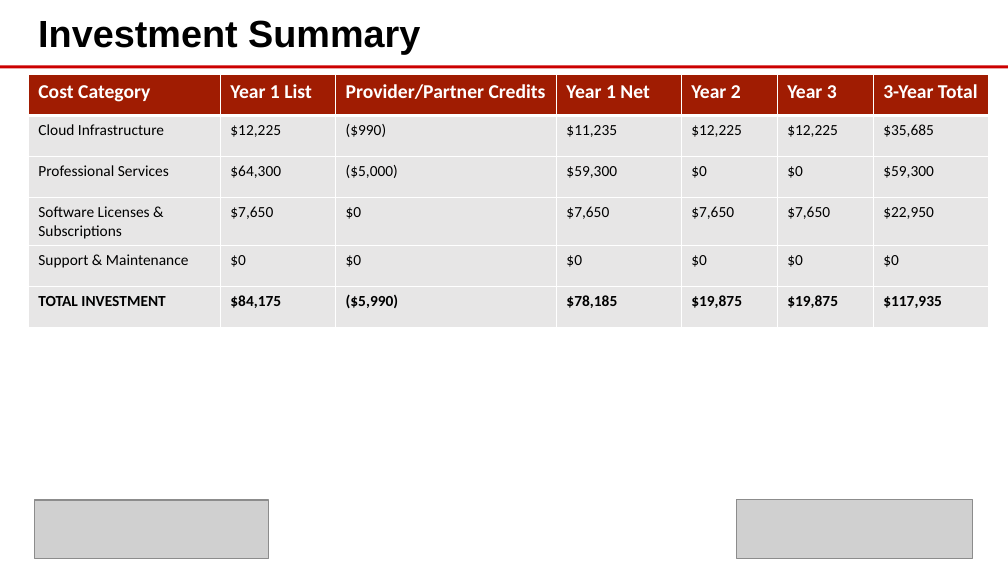
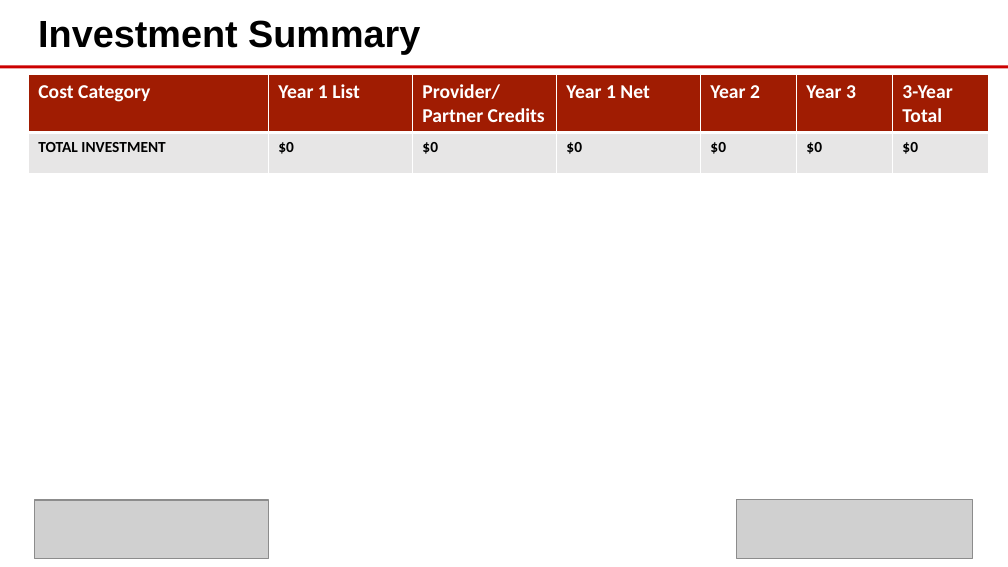
Before and after one commit to eoframework/solutions, a slide deck: slide 9 of solution-template/sample-provider/sample-category/sample-solution/presales/solution-briefing.pptx (slide 8 before the commit). Drawn at 1008x567 pixels with LibreOffice and Linux fonts; fonts in the diff are those of the drawing; grey boxes stand for pictures; background and template pictures are left out. Boxes give left, top, right and bottom in pixels: in the first picture for what was removed or moved away, otherwise in the second. Text is boxed around its words. In the diff, an @@ line names an element or a change of style, - is before the commit and + after.

```diff
--- a/solution-template/sample-provider/sample-category/sample-solution/presales/solution-briefing.pptx
+++ b/solution-template/sample-provider/sample-category/sample-solution/presales/solution-briefing.pptx
@@ table at box(28, 75, 988, 158) @@
-row 2: Cloud Infrastructure | $12,225 | ($990) | $11,235 | $12,225 | $12,225 | $35,685
-row 3: Professional Services | $64,300 | ($5,000) | $59,300 | $0 | $0 | $59,300
-row 4: Software Licenses & Subscriptions | $7,650 | $0 | $7,650 | $7,650 | $7,650 | $22,950
-row 5: Support & Maintenance | $0 | $0 | $0 | $0 | $0 | $0
-row 6: TOTAL INVESTMENT | $84,175 | ($5,990) | $78,185 | $19,875 | $19,875 | $117,935
+row 2: TOTAL INVESTMENT | $0 | $0 | $0 | $0 | $0 | $0
```
Also in this commit, not shown: 1 other slide changed, 1 slide added, 1 other file.
